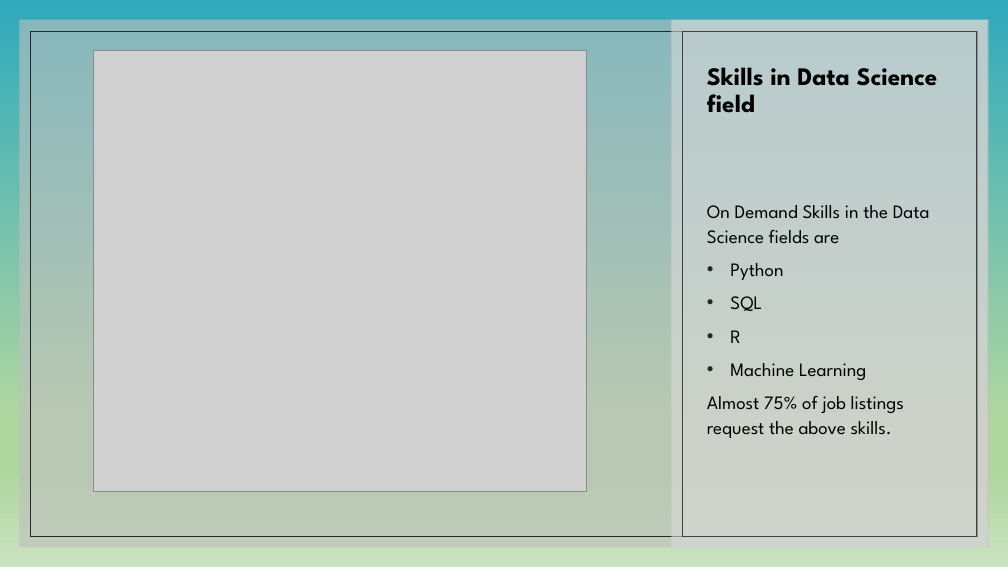
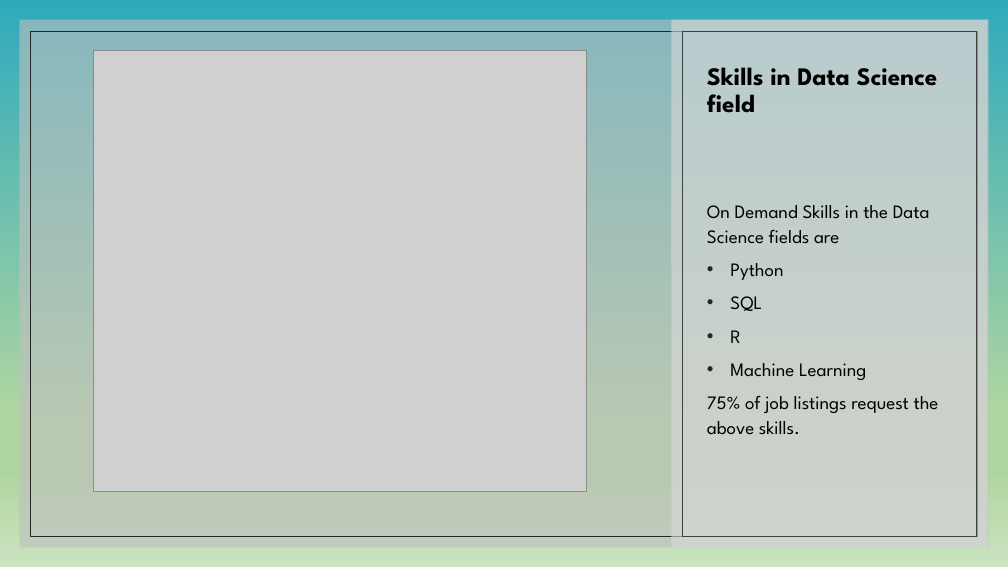
Before and after one commit to rchiovaro/AnotherDayAnotherData, a slide deck: slide 13 of Data Science – A deep dive.pptx. Drawn at 1008x567 pixels with LibreOffice and Linux fonts; fonts in the diff are those of the drawing; grey boxes stand for pictures. Boxes give left, top, right and bottom in pixels: in the first picture for what was removed or moved away, otherwise in the second. Text is boxed around its words. In the diff, an @@ line names an element or a change of style, - is before the commit and + after.

```diff
--- a/Data Science – A deep dive.pptx
+++ b/Data Science – A deep dive.pptx
@@ text at bbox=[707, 396, 939, 434]: text changed @@
-Almost 75% of job listings request the above skills.
+75% of job listings request the above skills.
```
Also in this commit, not shown: 1 other slide changed, 2 other files.
